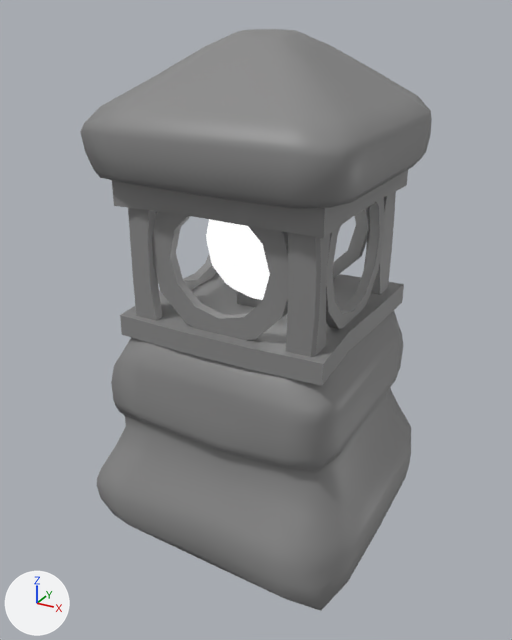
Renders of the glTF model decorations/lantern/lantern.glb from each side of a commit.
Both versions are drawn from a 50 mm camera at (0.655, -1.242, 1.05) aimed at (-0.011, -0.031, 0.445). Arrows for +X, +Y and +Z are at lower left; the lights stay in place. Where no turn or scale is listed for an object, it has been applied to the vertices. Vertices at the same position are counted once.
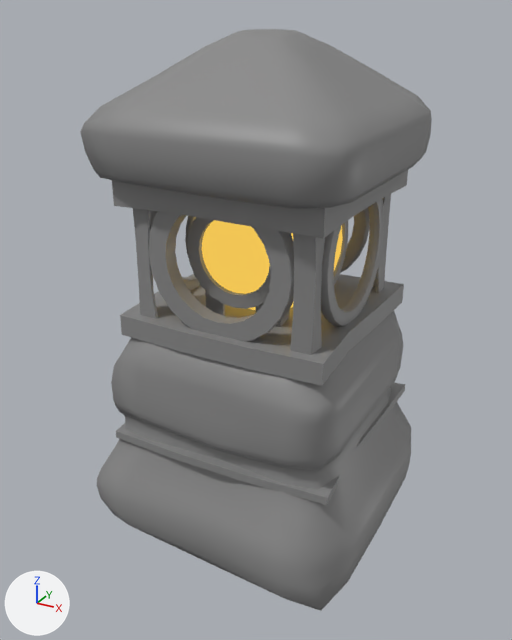
Commit message: JADE-57 improved lantern

Pixel boxes (x1, y1, x2, y2) of what changed, in the pictures (512 x 640 px; the box of a moved part takes in the faces that stretch with it):
'Cylinder.001', reshaped: before (152, 198, 385, 340); after (149, 199, 384, 342)
'Cube.002', reshaped: before (128, 191, 396, 357); after (133, 194, 391, 355)
'Sphere', recoloured, reshaped: before (206, 219, 270, 300); after (202, 220, 343, 310)
'Cube.005', added: after (116, 382, 405, 505)
'Cylinder.002', added: after (185, 216, 348, 309)
'Cube.004', added: after (205, 290, 290, 327)
'Cube', deleted: before (237, 291, 263, 307)
part 1 of me_cube_002, moved or reshaped: before (364, 191, 396, 295); after (373, 194, 391, 293)
part 2 of me_cube_002, moved or reshaped: before (286, 233, 330, 357); after (290, 233, 325, 355)
part 3 of me_cube_002, moved or reshaped: before (128, 208, 163, 320); after (133, 208, 158, 319)
part 4 of me_cylinder, rebuilt: before (326, 198, 385, 329); after (321, 199, 384, 327)
part 5 of me_cylinder, rebuilt (7% wider): before (152, 212, 288, 340); after (149, 212, 294, 342)
part 6 of me_cylinder, rebuilt: before (332, 207, 370, 279); after (340, 207, 370, 273)
part 7 of me_cylinder, rebuilt: before (156, 211, 217, 290); after (150, 211, 201, 291)
part 8 of me_sphere, built on: before (206, 219, 270, 300); after (202, 220, 343, 310)

Diff of the bpy script that builds the scene:
```diff
--- a/decorations/lantern/lantern.glb.py
+++ b/decorations/lantern/lantern.glb.py
@@ mat_mat_emission @@
 mat_mat_emission.emission_strength = 1.0
+mat_mat_emission.emission_color = (0.886, 0.561, 0.0902)  # yellow #f2c555
@@ me_cube_002 @@
-me_cube_002.from_pydata(...)  # 128 vertices, 240 faces; spans x -0.395..0.01, y -0.399..0.014, z -0.127..0.127
+me_cube_002.from_pydata(...)  # 128 vertices, 240 faces; spans x -0.386..0.001, y -0.39..0.005, z -0.121..0.121
+# me_cube_002 part 1: 32 of 128 vertices moved; they spanned x -0.05..0.01, y -0.05..0.014, z -0.127..0.127 and now span x -0.043..0.001, y -0.041..0.005, z -0.121..0.121; mean shift (0.0, 0.0, 0.0); largest move (0.001, 0.009, 0.127) -> (-0.002, 0.001, 0.12)
+# me_cube_002 part 2: 32 of 128 vertices moved; they spanned x -0.05..0.01, y -0.399..-0.334, z -0.127..0.127 and now span x -0.043..0.001, y -0.39..-0.343, z -0.121..0.121; mean shift (0.0, 0.0, 0.0); largest move (-0.05, -0.374, -0.127) -> (-0.043, -0.38, -0.121)
+# me_cube_002 part 3: 32 of 128 vertices moved; they spanned x -0.395..-0.334, y -0.399..-0.334, z -0.127..0.127 and now span x -0.386..-0.341, y -0.39..-0.343, z -0.121..0.121; mean shift (0.0, 0.0, 0.0); largest move (-0.392, -0.387, -0.127) -> (-0.384, -0.384, -0.12)
 me_cube_002.materials.append(mat_mat_wood)
@@ me_cylinder @@
-me_cylinder.from_pydata(...)  # 192 vertices, 384 faces; spans x -0.196..0.196, y -0.196..0.196, z -0.154..0.154
+me_cylinder.from_pydata(...)  # 768 vertices, 1536 faces; spans x -0.2..0.2, y -0.202..0.2, z -0.153..0.153
+# me_cylinder part 4: the loose piece of 48 vertices spanning x 0.175..0.196, y -0.154..0.154, z -0.154..0.154 is rebuilt with 192 vertices and now spans x 0.171..0.2, y -0.151..0.151, z -0.151..0.151
+# me_cylinder part 5: the loose piece of 48 vertices spanning x -0.154..0.154, y -0.196..-0.175, z -0.154..0.154 is rebuilt with 192 vertices and now spans x -0.153..0.153, y -0.202..-0.169, z -0.153..0.153
+# me_cylinder part 6: the loose piece of 48 vertices spanning x -0.154..0.154, y 0.175..0.196, z -0.154..0.154 is rebuilt with 192 vertices and now spans x -0.151..0.151, y 0.171..0.2, z -0.151..0.151
+# me_cylinder part 7: the loose piece of 48 vertices spanning x -0.196..-0.175, y -0.154..0.154, z -0.154..0.154 is rebuilt with 192 vertices and now spans x -0.2..-0.171, y -0.151..0.151, z -0.151..0.151
 me_cylinder.materials.append(mat_mat_wood_dark)
@@ me_sphere @@
-me_sphere.from_pydata(...)  # 114 vertices, 224 faces; spans x -0.129..0.129, y -0.129..0.129, z -0.129..0.129
+me_sphere.from_pydata(...)  # 482 vertices, 960 faces; spans x -0.152..0.152, y -0.152..0.152, z -0.152..0.152
+# me_sphere part 8: 114 vertices removed from x -0.129..0.129, y -0.129..0.129, z -0.129..0.129; 482 vertices added at x -0.152..0.152, y -0.152..0.152, z -0.152..0.152, forming a UV sphere (32 segments, 16 rings, poles along z)
+# me_sphere part 9: the surface is now shaded flat
 me_sphere.materials.append(mat_mat_emission)
@@ ob_cube @@
-ob_cube = bpy.data.objects.new('Cube', me_cube_011)
@@ ob_cube_005 @@
+ob_cube_005 = bpy.data.objects.new('Cube.005', me_cube_004)  # 32 vertices, 60 faces; spans x -0.251..0.256, y -0.25..0.256, z -0.008..0.008; in mat_mat_wood (grey #898989)
+ob_cube_005.location = (-0.005, 0.005, 0.207)
@@ ob_cube_004 @@
+ob_cube_004 = bpy.data.objects.new('Cube.004', me_cube_011_1)  # 128 vertices, 240 faces; spans x -0.175..0.002, y -0.234..0.007, z -0.162..0.162; in mat_mat_wood (grey #898989)
+ob_cube_004.location = (0.087, 0.113, 0.476)
@@ ob_cylinder_002 @@
+ob_cylinder_002 = bpy.data.objects.new('Cylinder.002', me_cylinder_001)  # 768 vertices, 1536 faces; spans x -0.138..0.138, y -0.139..0.138, z -0.105..0.105; in mat_mat_wood_dark (grey #898989)
+ob_cylinder_002.location = (0.0, 0.0, 0.62)
```
